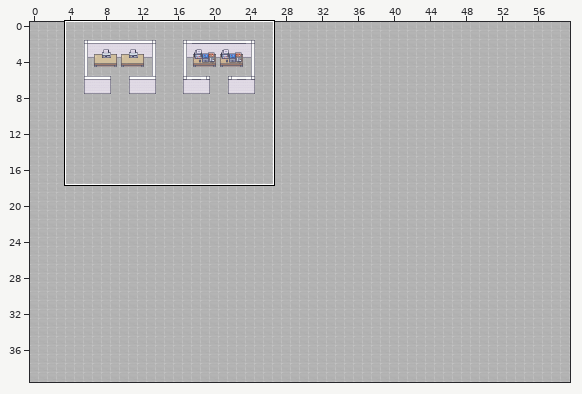
Tiled map (JSON) -- src/assets/tilemaps/level2-office.json. The picture above shows the old version from afar; the outline marks the close-up.
Close-up. Old version:
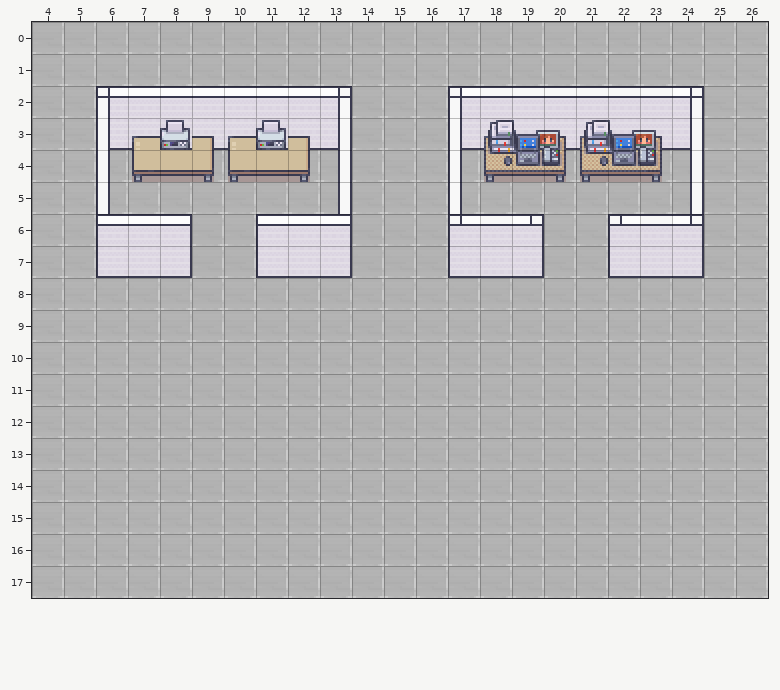
Cells are 16x16 px. Shown: x 4..26, y 0..17.
After:
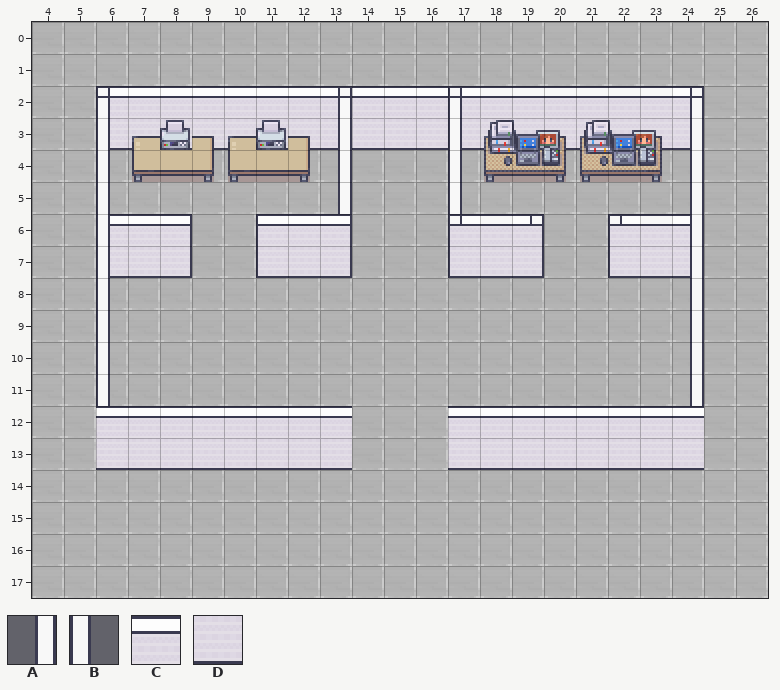
Key: from "Room_Builder_Office_16x16": A 39, B 41, C 177, D 193.
_ is an empty cell.
Changes in this commit:
Layer "World":
y 2: x 14..16 ___ -> CCC
y 3: x 14..16 ___ -> DDD
y 8..11: x 6 _ -> B; x 24 _ -> A
y 12: x 6..13 ________ -> CCCCCCCC; x 17..24 ________ -> CCCCCCCC
y 13: x 6..13 ________ -> DDDDDDDD; x 17..24 ________ -> DDDDDDDD
Layer "Above Player":
y 6..7: x 6 _ -> B; x 24 _ -> A
Boxes around the changes in both close-ups, in picture pixels (x1, y1, x2, y2):
added: (352, 86, 448, 150)
added: (96, 214, 352, 470)
added: (448, 214, 704, 470)
